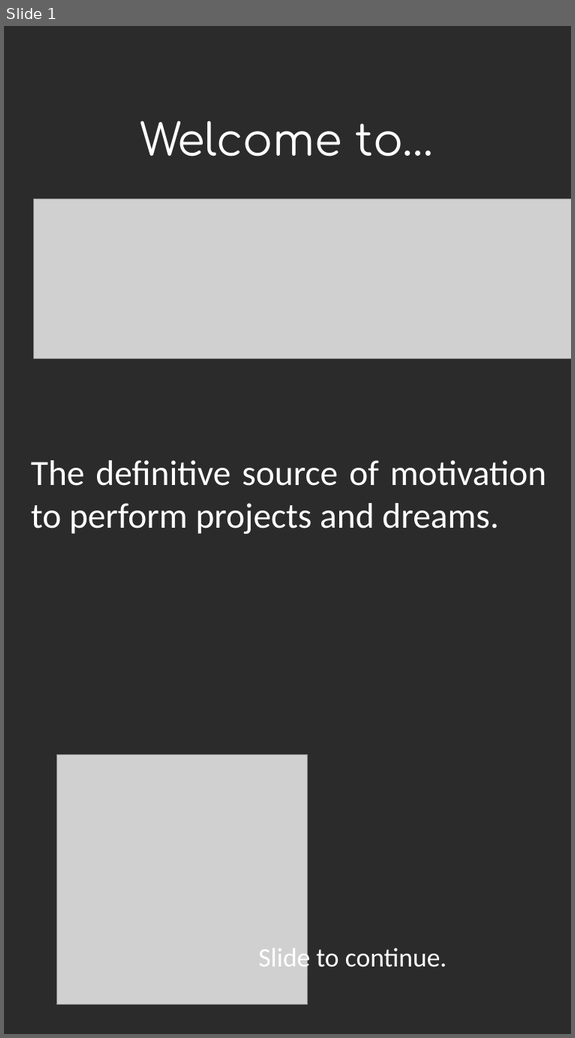
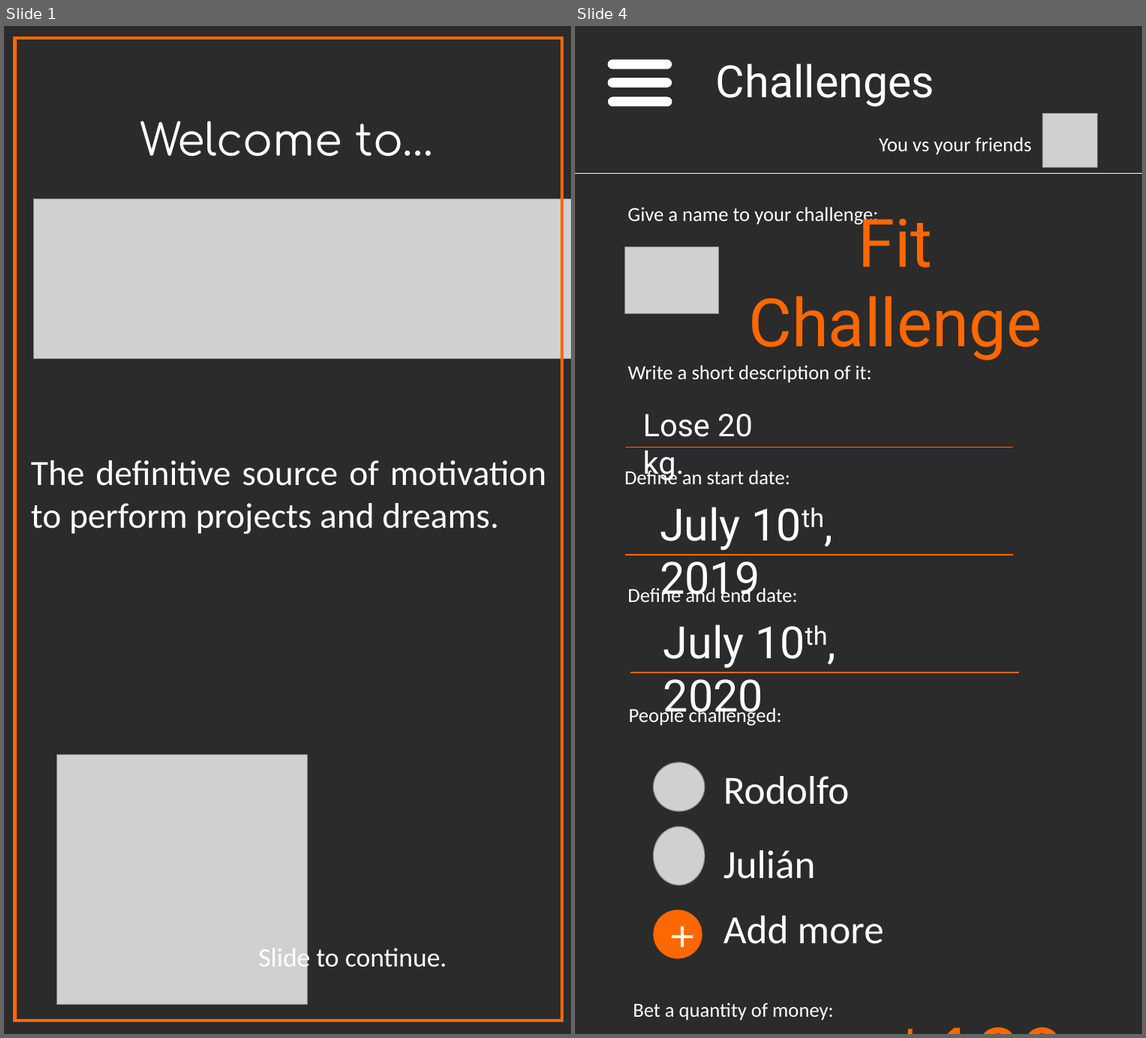
Before and after one commit to OsmarBriones/Challenge, a slide deck: Screens/Screens.pptx. Shown side by side, each under a label of ours: slide 1 before the commit, slides 1 and 4 after it; the slides between them are not shown. The pictures are 575x1038 and 1146x1038 pixels, drawn with LibreOffice and Linux fonts; fonts in the diff are those of the drawing; grey boxes stand for pictures; background and template pictures are left out; a plain dark background stands for a picture behind light text. Boxes give left, top, right and bottom in pixels: in the first picture for what was removed or moved away, otherwise in the second. Text is boxed around its words. In the diff, an @@ line names an element or a change of style, - is before the commit and + after.

```diff
--- a/Screens/Screens.pptx
+++ b/Screens/Screens.pptx
@@ slide 4 added at (x1=575, y1=26, x2=1142, y2=1034), background picture (left out) @@
@@ rounded rectangle added at (x1=608, y1=60, x2=672, y2=70), fill #FFFFFF @@
@@ text added at (x1=716, y1=64, x2=934, y2=107), 40 pt, text #FFFFFF @@
+Challenges
@@ rounded rectangle added at (x1=608, y1=78, x2=672, y2=88), fill #FFFFFF @@
@@ rounded rectangle added at (x1=608, y1=97, x2=672, y2=107), fill #FFFFFF @@
@@ picture added at (x1=1043, y1=113, x2=1097, y2=168) @@
@@ text added at (x1=879, y1=137, x2=1032, y2=155), 18 pt, text #FFFFFF @@
+You vs your friends
@@ line added from (575, 173) to (1142, 173), #FFFFFF 0.5 pt @@
@@ text added at (x1=627, y1=207, x2=878, y2=226), 18 pt, text #FFFFFF @@
+Give a name to your challenge:
@@ text added at (x1=748, y1=211, x2=1041, y2=360), 60 pt, text #FF6700 @@
+Fit Challenge
@@ picture added at (x1=625, y1=246, x2=719, y2=313) @@
@@ text added at (x1=628, y1=365, x2=872, y2=383), 18 pt, text #FFFFFF @@
+Write a short description of it:
@@ text added at (x1=643, y1=414, x2=753, y2=482), 28 pt, text #FFFFFF @@
+Lose 20 kg.
@@ line added from (625, 447) to (1013, 447), #FF6700 1 pt @@
@@ text added at (x1=625, y1=468, x2=790, y2=484), 18 pt, text #FFFFFF @@
+Define an start date:
@@ text added at (x1=660, y1=507, x2=759, y2=602), 40 pt, text #FFFFFF @@
+July 10th, 2019
@@ line added from (625, 555) to (1013, 555), #FF6700 1 pt @@
@@ text added at (x1=627, y1=586, x2=798, y2=602), 18 pt, text #FFFFFF @@
+Define and end date:
@@ text added at (x1=663, y1=624, x2=763, y2=723), 40 pt, text #FFFFFF @@
+July 10th, 2020
@@ line added from (631, 672) to (1019, 672), #FF6700 1 pt @@
@@ text added at (x1=629, y1=706, x2=782, y2=726), 18 pt, text #FFFFFF @@
+People challenged:
@@ picture added at (x1=653, y1=762, x2=705, y2=810) @@
@@ text added at (x1=723, y1=776, x2=849, y2=804), 36 pt, text #FFFFFF @@
+Rodolfo
@@ picture added at (x1=653, y1=826, x2=705, y2=885) @@
@@ text added at (x1=723, y1=850, x2=816, y2=879), 36 pt, text #FFFFFF @@
+Julián
@@ ellipse added at (x1=653, y1=910, x2=703, y2=958), fill #FF6700, 44 pt, text #FFFFFF @@
++
@@ text added at (x1=723, y1=916, x2=884, y2=944), 36 pt, text #FFFFFF @@
+Add more
@@ text added at (x1=877, y1=992, x2=1075, y2=1034), 80 pt, text #FF6700 @@
+$120
@@ text added at (x1=633, y1=1002, x2=834, y2=1020), 18 pt, text #FFFFFF @@
+Bet a quantity of money:
@@ slide 1 changed as well @@
@@ rectangle added at (x1=14, y1=38, x2=561, y2=1020), outline #FF6700 3 pt @@
```
Also in this commit, not shown: 3 other slides changed, 2 other slides added, 1 other file.
